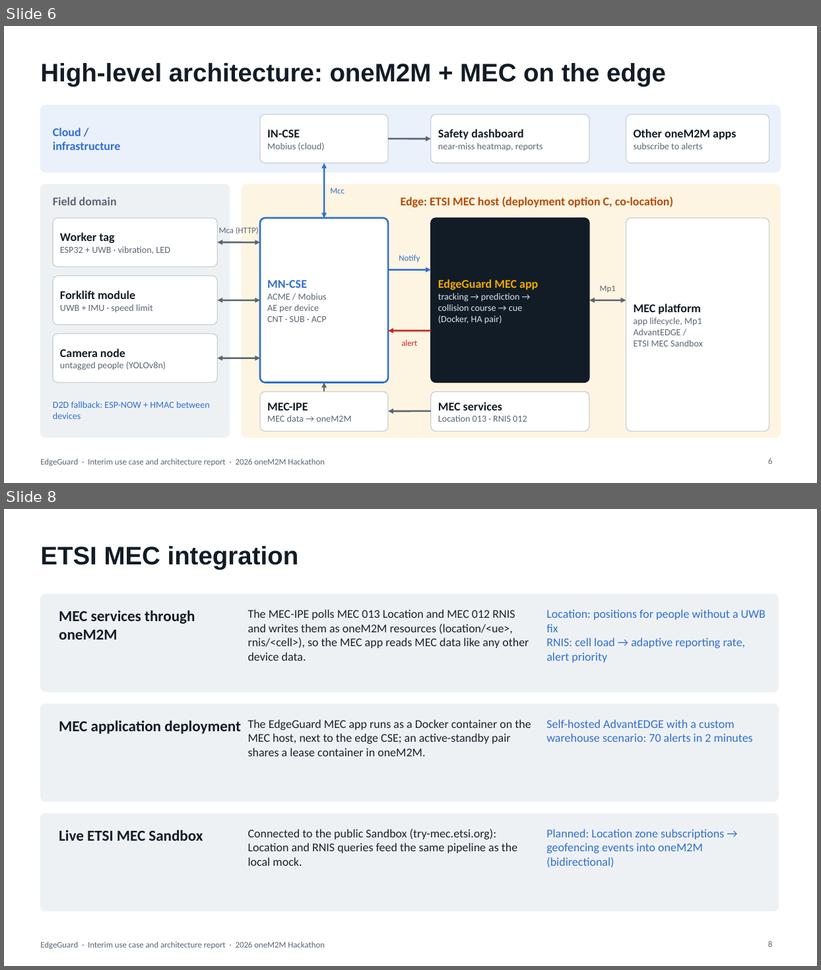
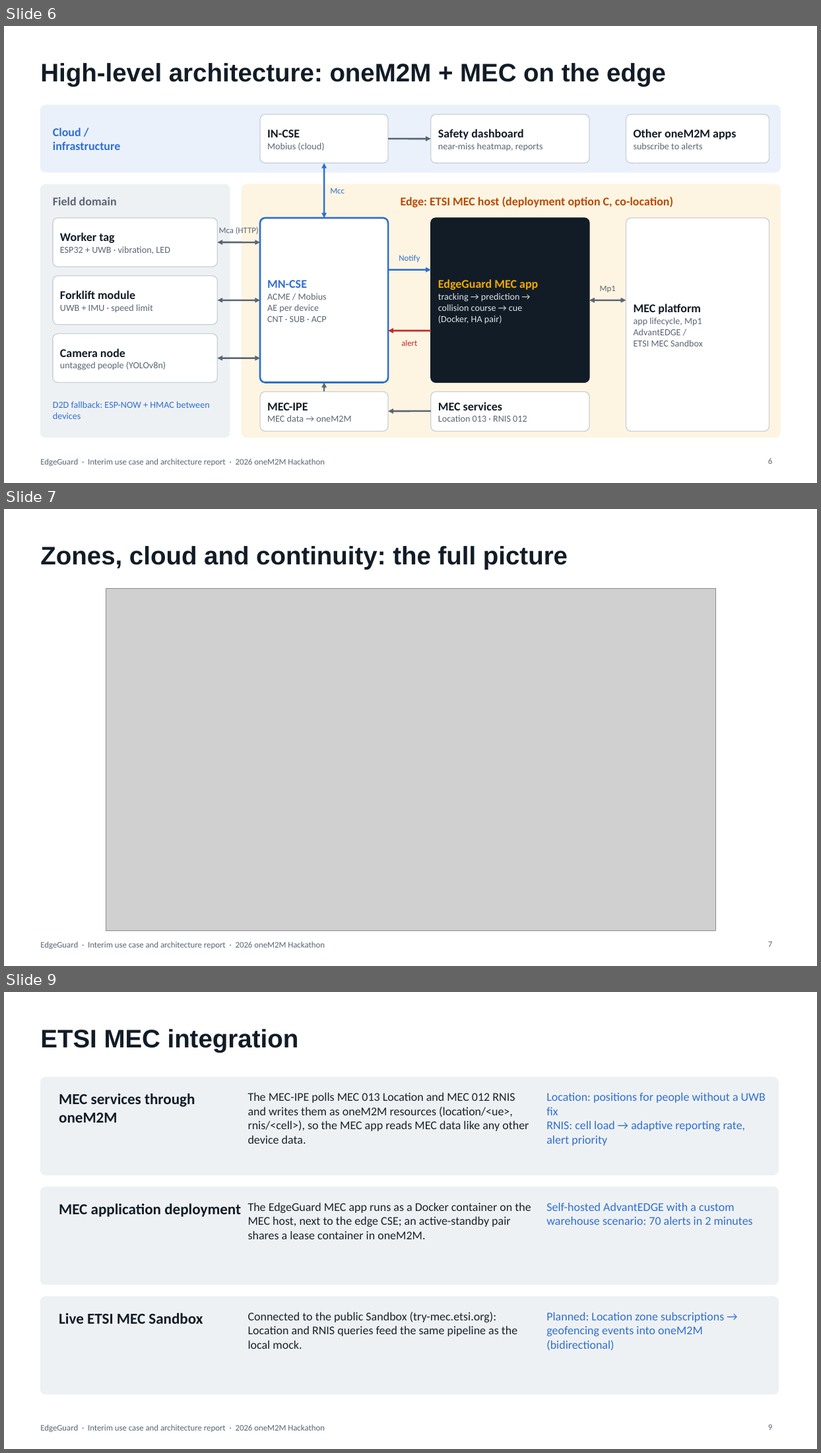
Before and after one commit to ljw22112/Edgeguard, a slide deck: docs/submissions/EdgeGuard_Interim_Report.pptx. Shown one above the other, each under a label of ours: slides 6 and 8 before the commit, slides 6, 7 and 9 after it; the slides between them are not shown. The pictures are 821x970 and 821x1453 pixels, drawn with LibreOffice and Linux fonts; fonts in the diff are those of the drawing; grey boxes stand for pictures. Boxes give left, top, right and bottom in pixels: in the first picture for what was removed or moved away, otherwise in the second. Text is boxed around its words. In the diff, an @@ line names an element or a change of style, - is before the commit and + after.

```diff
--- a/docs/submissions/EdgeGuard_Interim_Report.pptx
+++ b/docs/submissions/EdgeGuard_Interim_Report.pptx
@@ slide 7 added at (x1=4, y1=509, x2=817, y2=966), background #FFFFFF; not listed: 1 template element that a slide beside it also shows @@
@@ title added at (x1=40, y1=546, x2=568, y2=570), 30 pt, text #121C26, bold @@
+Zones, cloud and continuity: the full picture
@@ picture added at (x1=106, y1=588, x2=716, y2=931) @@
@@ page number added at (x1=768, y1=942, x2=772, y2=947), 10 pt, text #5A6573 @@
+7
@@ what was slide 8 is now slide 9 @@
```
Also in this commit, not shown: 7 slides changed, 1 other slide added, 1 other file.
